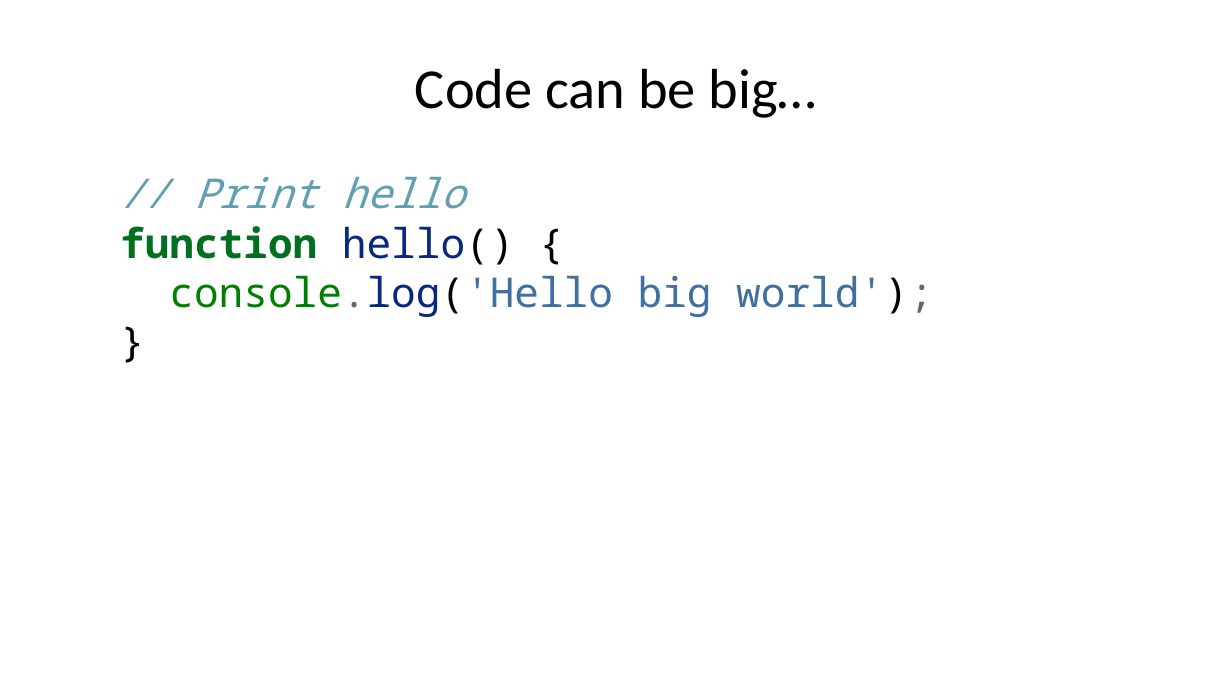
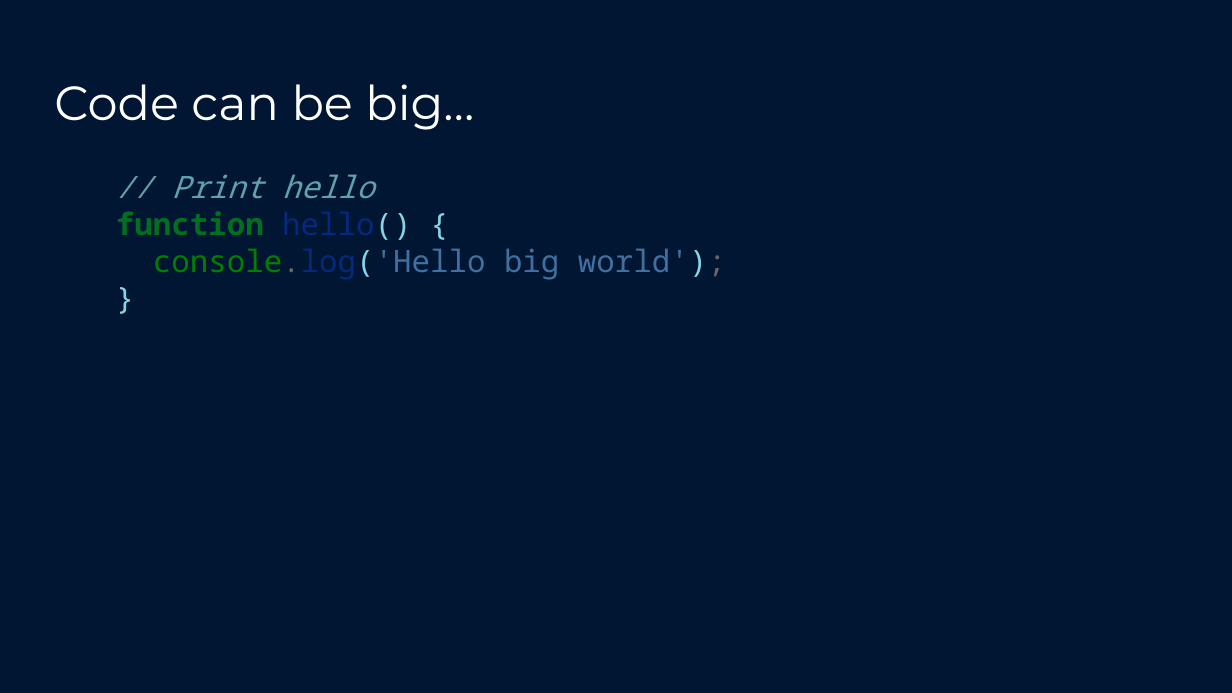
Before and after one commit to warith-harchaoui/md2star, a slide deck: slide 16 of assets/pptx/example.pptx. Drawn at 1232x693 pixels with LibreOffice and Linux fonts; fonts in the diff are those of the drawing. Boxes give left, top, right and bottom in pixels: in the first picture for what was removed or moved away, otherwise in the second. Text is boxed around its words. In the diff, an @@ line names an element or a change of style, - is before the commit and + after.

Commit message:
feat(template): land the branded PPTX with pandoc-compatible layout names
Replaces the lean Pandoc-baseline PPTX from d3ed89a with the
maintainer's branded reference doc. Same fix shape as 1174768 for
the DOCX: start from a Pandoc-clean baseline, brand it by hand,
ship.

Key wins over the previous bundled template:
- 69 KB on disk (vs the 1.x 16 MB template — factor 230×)
- Zero pandoc warnings on conversion: layout names match the
  canonical "Title Slide" / "Section Header" / "Title and Content"
  / "Two Content" / "Comparison" / "Content with Caption" /
  "Blank" / "Title Only" / "Picture with Caption" set that
  pandoc looks up by name.
- Five additional custom layouts available for users via the
  `{layout="..."}` attribute: "Panoramic Picture with Caption",
  "Quote with Caption", "Name Card", "Title and Vertical Text",
  "Vertical Title and Text".
- Tables render correctly in grid via soffice (verified locally),
  closing the same render bug class the docx rebuild closed.

Regenerated `assets/docx/*.docx` + `assets/pptx/example.pptx` from
the new template so the committed sample outputs reflect the
shipped branding.

```diff
--- a/assets/pptx/example.pptx
+++ b/assets/pptx/example.pptx
@@ background #FFFFFF to #001633 @@
@@ title "Code can be big…": place and size @@
-title "Code can be big…" at box(415, 68, 817, 118)
+title "Code can be big…" at box(54, 84, 474, 130)
@@ title "Code can be big…" at box(54, 84, 474, 130): size 33 to 28 pt, font Calibri to Montserrat, text colour #000000 to #FFFFFF; alignment centre to left; vertical alignment middle to top @@
@@ text "// Print hello function hello() ..." at box(116, 174, 726, 280): size 24 to 18 pt; text colour #000000 to #85D5E6 in "hello() { console.log('Hello world'); }"; indent changed; less space between paragraphs @@
```
Also in this commit, not shown: 27 other slides changed, 6 other files.
